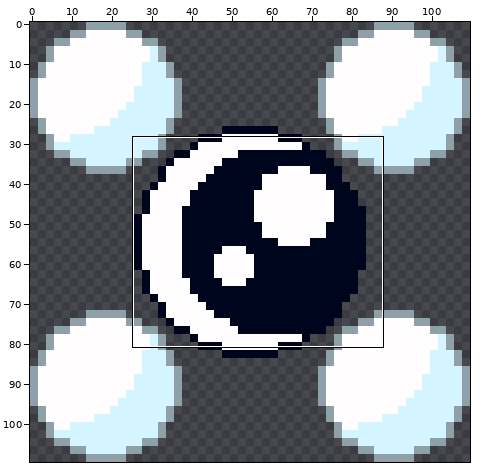
A sprite sheet gets an edit: NPCs/BestiaryTextures/KrackoJrPortrait.png. The picture above shows the old version from afar; the outline marks the close-up.
Close-up. Before:
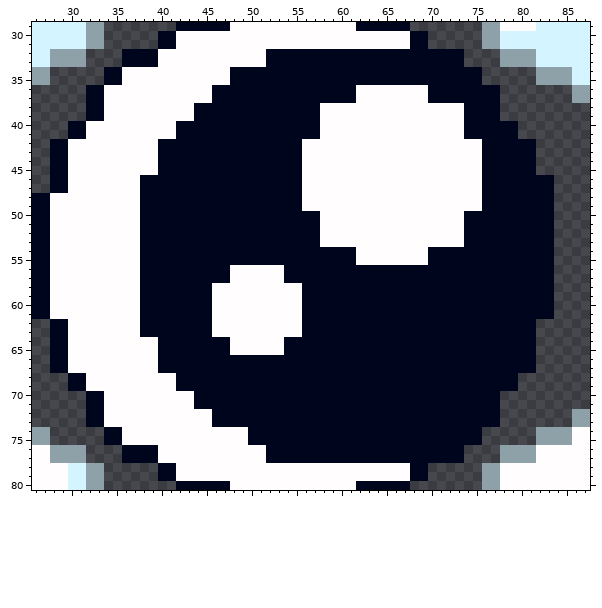
The file is 110x110 pixels. Colours within 5 levels of each other are drawn and written as one. Shown: x 26..87, y 29..80.
New version:
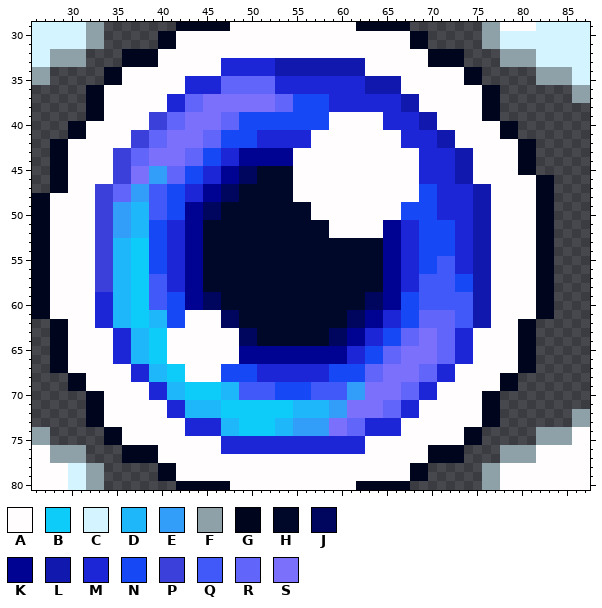
Palette (. is transparent): A #fffdfd  B #0dccfa  C #d4f5ff  D #1db7fa  E #329efa  F #8ea0a8  G #00051e  H #00082a  J #00055e  K #000392  L #1018ae  M #1d26d7  N #1748f6  P #3c40db  Q #4259f9  R #6165fa  S #7a70fc
Change:
Changed rows in their new state; - is an unchanged pixel.
first column x 33:
32 -------------------AAAAAAAAAAAAAAAAAA------------
33 --------------MMMMMMLLLLLLLLLLAAAAAAA------------
34 --------------MMMMMMLLLLLLLLLLAAAAAAAAAAA--------
35 ----------MMMMRRRRRRMMMMMMMMMMLLLLAAAAAAA--------
36 ----------MMMMRRRRRRMMMMMMMMMMLLLL---AAAAAA------
37 --------MMRRSSSSSSSSRRNNNNMMMMMMMMLL-AAAAAA------
38 --------MMRRSSSSSSSSRRNNNNMMMMMMMMLL-----AA------
39 ------PPRRSSSSRRNNNNNNNNNN------MMMMLL---AA------
40 ------PPRRSSSSRRNNNNNNNNNN------MMMMLL---AAAA----
41 ----PPRRSSSSRRNNNNMMMMMMA---------MMMMLL-AAAA----
42 ----PPRRSSSSRRNNNNMMMMMM----------MMMMLL---AAAA--
43 --PPRRSSSSRRNNMMKKKKKKA-------------MMMMLL-AAAA--
44 --PPRRSSSSRRNNMMKKKKKKA-------------MMMMLL-AAAA--
45 --PPSSEERRNNMMKKJJHHHHA-------------MMMMLL-AAAA--
46 --PPSSEERRNNMMKKJJHHHHA-------------MMMMLL-AAAAAA
47 PPRREEQQNNMMKKJJHHHHHHA-------------NNMMMMLLAAAAA
48 PPRREEQQNNMMKKJJHHHHHHA-------------NNMMMMLLAAAAA
49 PPEEDDQQNNKKJJHHHHHHHHHH----------NNNNMMMMLLAAAAA
50 PPEEDDQQNNKKJJHHHHHHHHHHA---------NNNNMMMMLLAAAAA
51 PPEEDDNNMMKKHHHHHHHHHHHHHH------KKMMNNNNMMLLAAAAA
52 PPEEDDNNMMKKHHHHHHHHHHHHHH------KKMMNNNNMMLLAAAAA
53 PPDDBBNNMMKKHHHHHHHHHHHHHHHHHHHHKKMMNNNNMMLLAAAAA
54 PPDDBBNNMMKKHHHHHHHHHHHHHHHHHHHHKKMMNNNNMMLLAAAAA
55 PPDDBBNNMMKKHHHHHHHHHHHHHHHHHHHHKKMMNNQQMMLLAAAAA
56 PPDDBBNNMMKKHHHHHHHHHHHHHHHHHHHHKKMMNNQQMMLLAAAAA
57 PPDDBBQQMMKKHHHHHHHHHHHHHHHHHHHHKKMMQQQQNNLLAAAAA
58 PPDDBBQQMMKKHHHHHHHHHHHHHHHHHHHHKKMMQQQQNNLLAAAAA
59 MMDDBBQQNNKKJJHHHHHHHHHHHHHHHHJJKKNNQQQQQQLLAAAAA
60 MMDDBBQQNNKKJJHHHHHHHHHHHHHHHHJJKKNNQQQQQQLLAAAAA
61 MMDDBBDDNNAAA-JJHHHHHHHHHHHHJJKKMMNNRRRRQQLLAAAAA
62 MMDDBBDDNNAAA-JJHHHHHHHHHHHHJJKKMMNNRRRRQQLLAAA--
63 --MMDDBBAAAAA---JJHHHHHHHHJJKKMMNNRRSSRRMMAAAAA--
64 --MMDDBBAAAAAAA-JJHHHHHHHHJJKKMMNNRRSSRRMMAAAAA--
65 --MMDDBBAAAAAAA-KKKKKKKKKKKKMMNNRRSSSSRRMMAAAAA--
66 --MMDDBBAAAAAAAAKKKKKKKKKKKKMMNNRRSSSSRRMMAAAAA--
67 ----MMDDBBAAAANNNNMMMMMMMMNNNNRRSSSSRRMMAAAAAAA--
68 ----MMDDBBAAAANNNNMMMMMMMMNNNNRRSSSSRRMMAAAAA----
69 ------MMDDBBBBDDQQQQNNNNQQQQEESSSSRRMMAAAAAAA----
70 ------MMDDBBBBDDQQQQNNNNQQQQEESSSSRRMMAAAAA------
71 --------MMDDDDBBBBBBBBDDDDEESSSSRRMMAAAAAAA------
72 --------MMDDDDBBBBBBBBDDDDEESSSSRRMMAAAAAAA------
73 ----------MMMMDDBBBBDDEEEESSRRMMMMAAAAAAAAA------
74 ----------MMMMDDBBBBDDEEEESSRRMMMMAAAAAAA--------
75 --------------MMMMMMMMMMMMMMMMAAAAAAAAAAA--------
76 --------------MMMMMMMMMMMMMMMMAAAAAAA------------
77 -------------------AAAAAAAAAAAAAAAAAA------------
